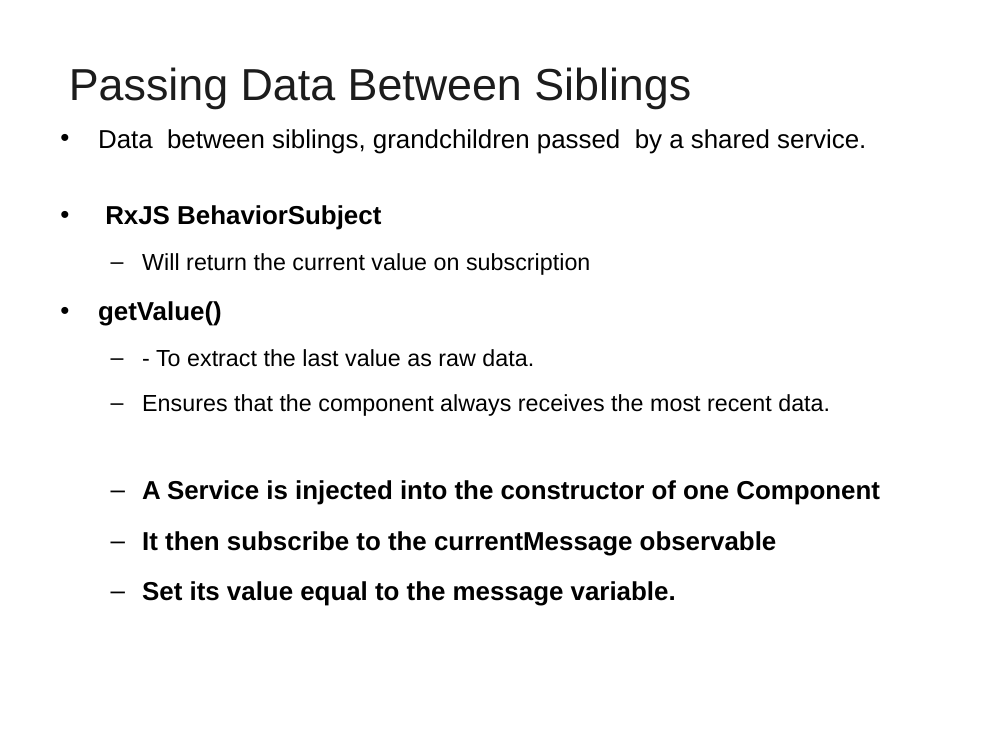
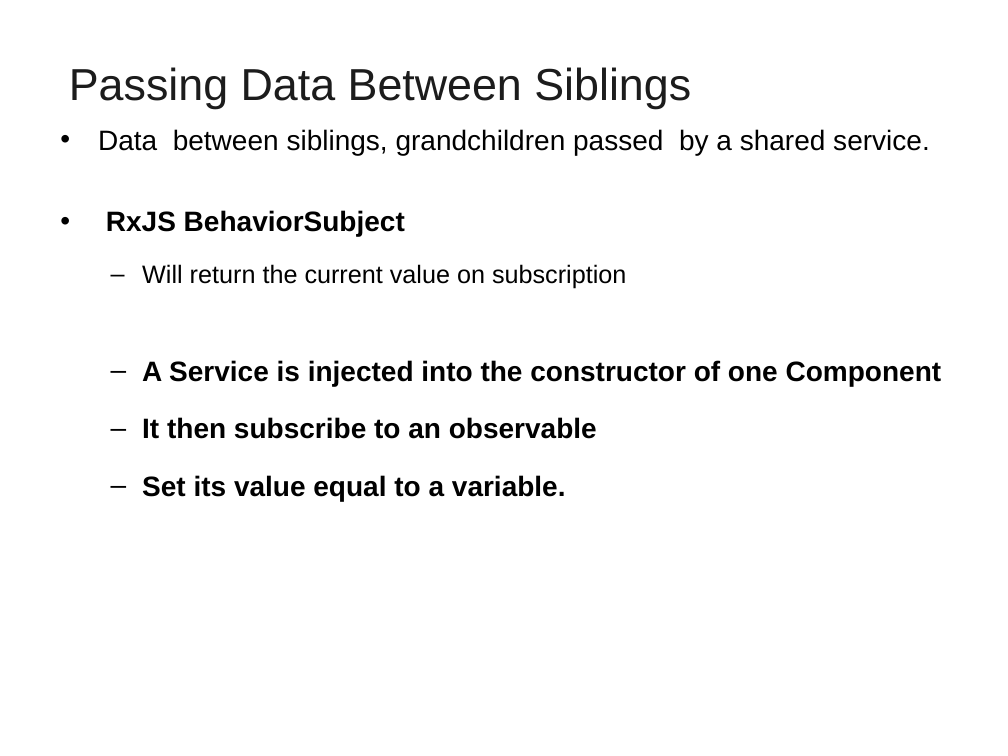
Before and after one commit to vatsank/angularExample, a slide deck: slide 127 of Angular_Module01.ppt (slide 136 before the commit). Drawn at 1008x756 pixels with LibreOffice and Linux fonts; fonts in the diff are those of the drawing; background and template pictures are left out. Boxes give left, top, right and bottom in pixels: in the first picture for what was removed or moved away, otherwise in the second. Text is boxed around its words. In the diff, an @@ line names an element or a change of style, - is before the commit and + after.

```diff
--- a/Angular_Module01.ppt
+++ b/Angular_Module01.ppt
@@ text at box(98, 129, 942, 386): size 18.5 to 20 pt in "Data between siblings, grandchildren passed by a ...", "RxJS BehaviorSubject", "A Service is injected into the constructor ..."; size 16.6 to 18 pt in "Will return the current value on subscription"; line spacing 1.4 to 1.5 @@
@@ text at box(98, 301, 830, 416): paragraphs removed @@
-• getValue()
-  – - To extract the last value as raw data.
-  – Ensures that the component always receives the most recent data.
@@ text at box(142, 417, 597, 501): text changed; size 18.5 to 20 pt @@
-  – It then subscribe to the currentMessage observable
-  – Set its value equal to the message variable.
+  – It then subscribe to an observable
+  – Set its value equal to a variable.
```
Also in this commit, not shown: 23 other slides changed, 4 slides added, 11 slides removed, 1 other file.
